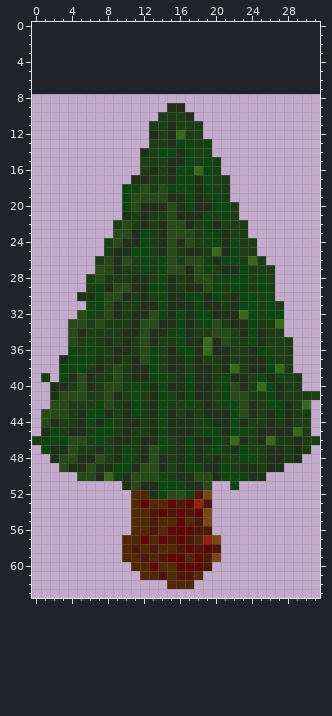
Pixel-art sprite -- Images/Tree1.png. Above, as it was before the edit.
The file is 32x96 pixels. The old version is drawn lined up with the new one, on the new canvas.
Now the later version:
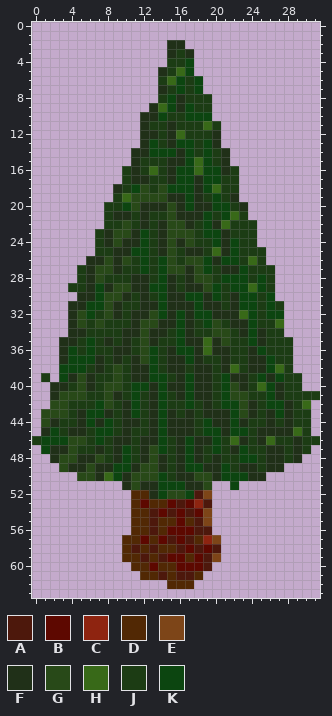
Palette (. is transparent): A #4d180c  B #5d0800  C #8e2410  D #512804  E #7d4518  F #203018  G #284918  H #386918  J #1c3c14  K #0c4510
The edit:
{"change": "canvas 32x96 -> 32x64, the old top-left corner now at 0,8 (the part of the old canvas that was cut away was empty and is not shown)"}
{"y":2,"x":15,"old":"..","new":"FF"}
{"y":3,"x":15,"old":"...","new":"FJF"}
{"y":4,"x":15,"old":"...","new":"JJK"}
{"y":5,"x":14,"old":"....","new":"FJHK"}
{"y":6,"x":14,"old":".....","new":"JHKJK"}
{"y":7,"x":14,"old":".....","new":"FJKJK"}
{"y":8,"x":14,"old":"......","new":"JKFJJJ"}
{"y":9,"x":13,"old":"..F","new":"FHK"}
{"y":9,"x":17,"old":"...","new":"KJJ"}
{"y":10,"x":12,"old":"..J","new":"FFK"}
{"y":10,"x":17,"old":"F..","new":"KKK"}
{"y":11,"x":12,"old":".","new":"F"}
{"y":11,"x":19,"old":"..","new":"HJ"}
{"y":12,"x":12,"old":".","new":"F"}
{"y":12,"x":19,"old":"..","new":"JF"}
{"y":13,"x":12,"old":".J","new":"FK"}
{"y":13,"x":19,"old":"J.","new":"KF"}
{"y":14,"x":11,"old":".","new":"F"}
{"y":14,"x":13,"old":"J","new":"K"}
{"y":14,"x":20,"old":"..","new":"JF"}
{"y":15,"x":11,"old":".","new":"F"}
{"y":15,"x":18,"old":"J","new":"H"}
{"y":15,"x":21,"old":".","new":"F"}
{"y":16,"x":10,"old":"..","new":"JF"}
{"y":16,"x":13,"old":"F","new":"H"}
{"y":16,"x":20,"old":"J..","new":"KFJ"}
{"y":17,"x":10,"old":".","new":"J"}
{"y":17,"x":20,"old":"J","new":"K"}
{"y":17,"x":22,"old":".","new":"J"}
{"y":18,"x":9,"old":".K","new":"FJ"}
{"y":18,"x":20,"old":"J","new":"H"}
{"y":18,"x":22,"old":".","new":"J"}
{"y":19,"x":9,"old":".K","new":"JH"}
{"y":19,"x":22,"old":".","new":"F"}
{"y":20,"x":8,"old":"..","new":"JJ"}
{"y":20,"x":23,"old":".","new":"F"}
{"y":21,"x":8,"old":"..","new":"JF"}
{"y":21,"x":22,"old":"J.","new":"HJ"}
{"y":22,"x":8,"old":".","new":"J"}
{"y":22,"x":21,"old":"J","new":"H"}
{"y":22,"x":24,"old":".","new":"J"}
{"y":23,"x":7,"old":"..","new":"JF"}
{"y":23,"x":24,"old":".","new":"J"}
{"y":24,"x":7,"old":".J","new":"JF"}
{"y":25,"x":7,"old":".","new":"J"}
{"y":25,"x":25,"old":".","new":"J"}
{"y":26,"x":6,"old":".J","new":"FF"}
{"y":27,"x":5,"old":"..","new":"JF"}
{"y":28,"x":5,"old":".J","new":"JF"}
{"y":29,"x":4,"old":"..J","new":"JJF"}
{"y":29,"x":24,"old":"J","new":"H"}
{"y":31,"x":4,"old":"..","new":"FF"}
{"y":32,"x":4,"old":".","new":"F"}
{"y":33,"x":4,"old":"G","new":"F"}
{"y":34,"x":4,"old":"G","new":"F"}
{"y":35,"x":3,"old":".G","new":"FF"}
{"y":36,"x":3,"old":".","new":"F"}
{"label":"changed","picture_box":[59,40,266,355]}
